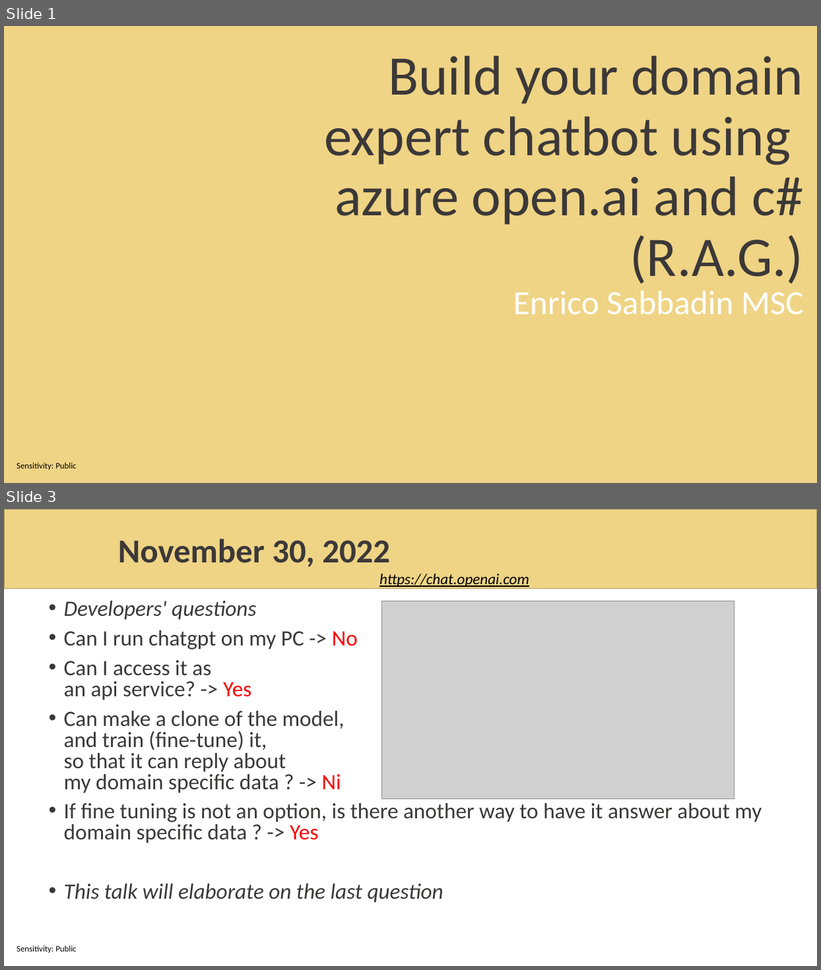
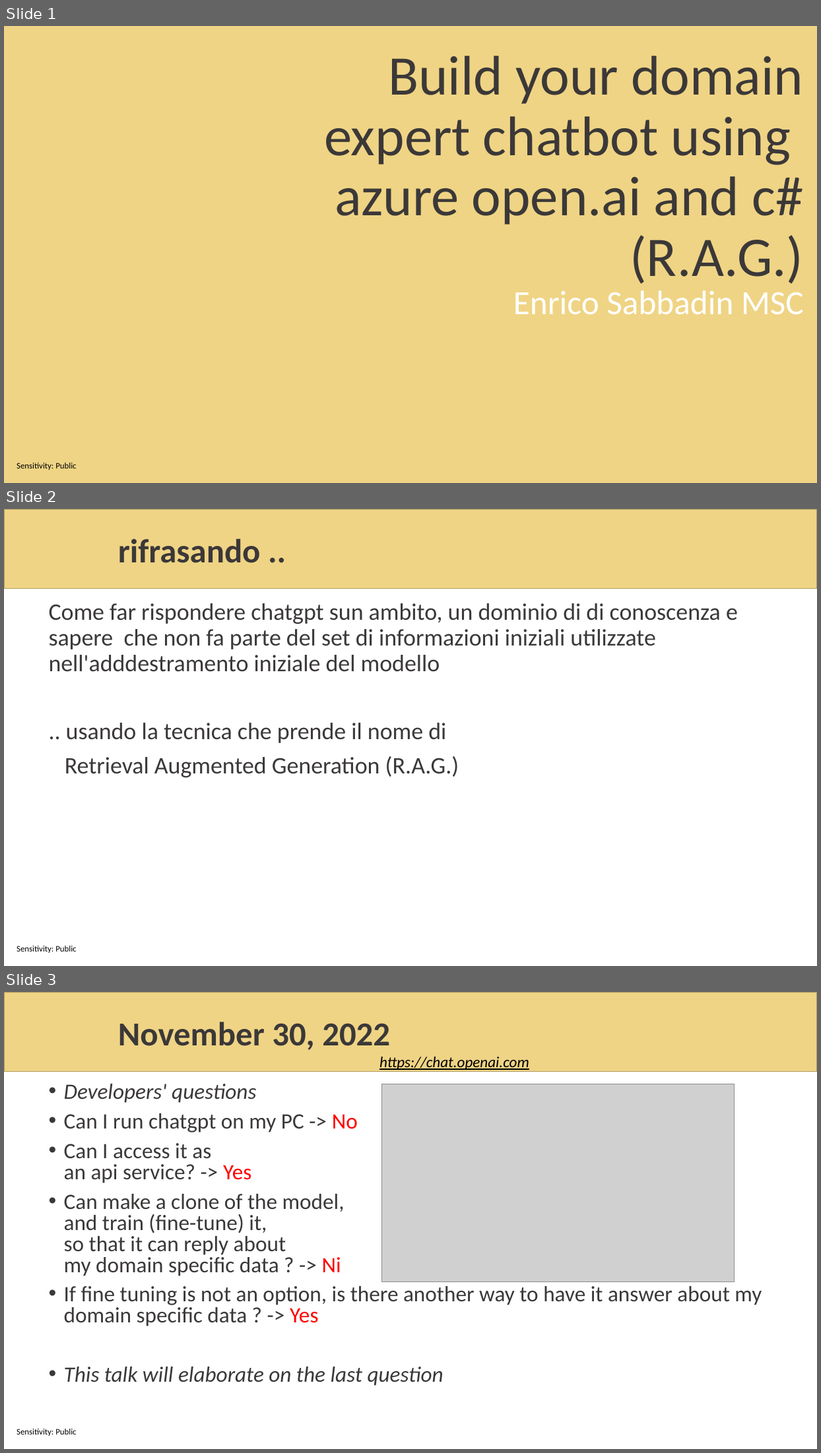
Before and after one commit to sabbadino/AzureDay2023Torino, a slide deck: sessions/room1_15_30/azure-day-ChatBot.pptx. Shown one above the other, each under a label of ours: slides 1 and 3 before the commit, slides 1, 2 and 3 after it; the slides between them are not shown. The pictures are 821x970 and 821x1453 pixels, drawn with LibreOffice and Linux fonts; fonts in the diff are those of the drawing; grey boxes stand for pictures; background and template pictures are left out. Boxes give left, top, right and bottom in pixels: in the first picture for what was removed or moved away, otherwise in the second. Text is boxed around its words. In the diff, an @@ line names an element or a change of style, - is before the commit and + after.

```diff
--- a/sessions/room1_15_30/azure-day-ChatBot.pptx
+++ b/sessions/room1_15_30/azure-day-ChatBot.pptx
@@ slide 2 added at (x1=4, y1=509, x2=817, y2=966), background #FFFFFF; not listed: 2 template elements that a slide beside it also shows @@
@@ title added at (x1=118, y1=539, x2=261, y2=563), 39.6 pt, text #3B3838, bold @@
+rifrasando ..
@@ text added at (x1=49, y1=603, x2=738, y2=778), 28 pt, text #3B3838 @@
+Come far rispondere chatgpt sun ambito, un dominio di di conoscenza e sapere che non fa parte del set di informazioni iniziali utilizzate nell'adddestramento iniziale del modello
+.. usando la tecnica che prende il nome di
+Retrieval Augmented Generation (R.A.G.)
```
Also in this commit, not shown: 1 slide removed, 18 other files.
